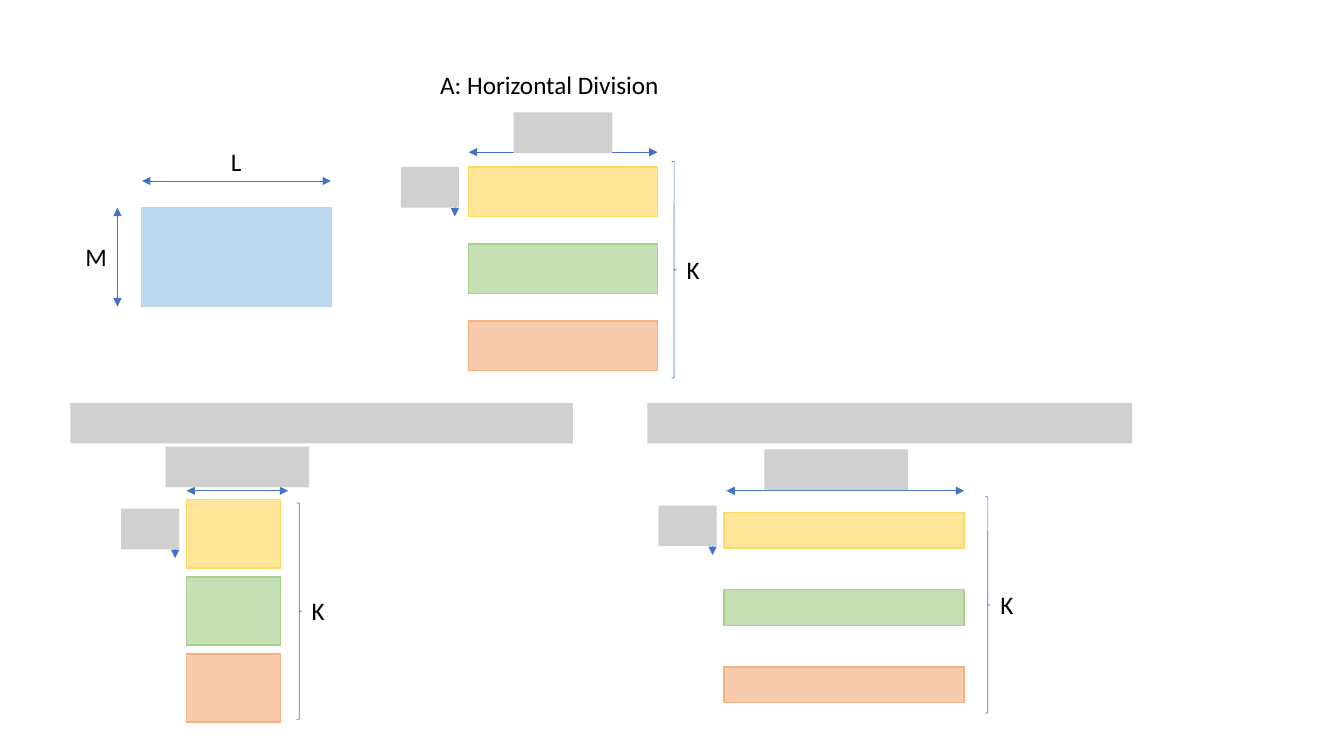
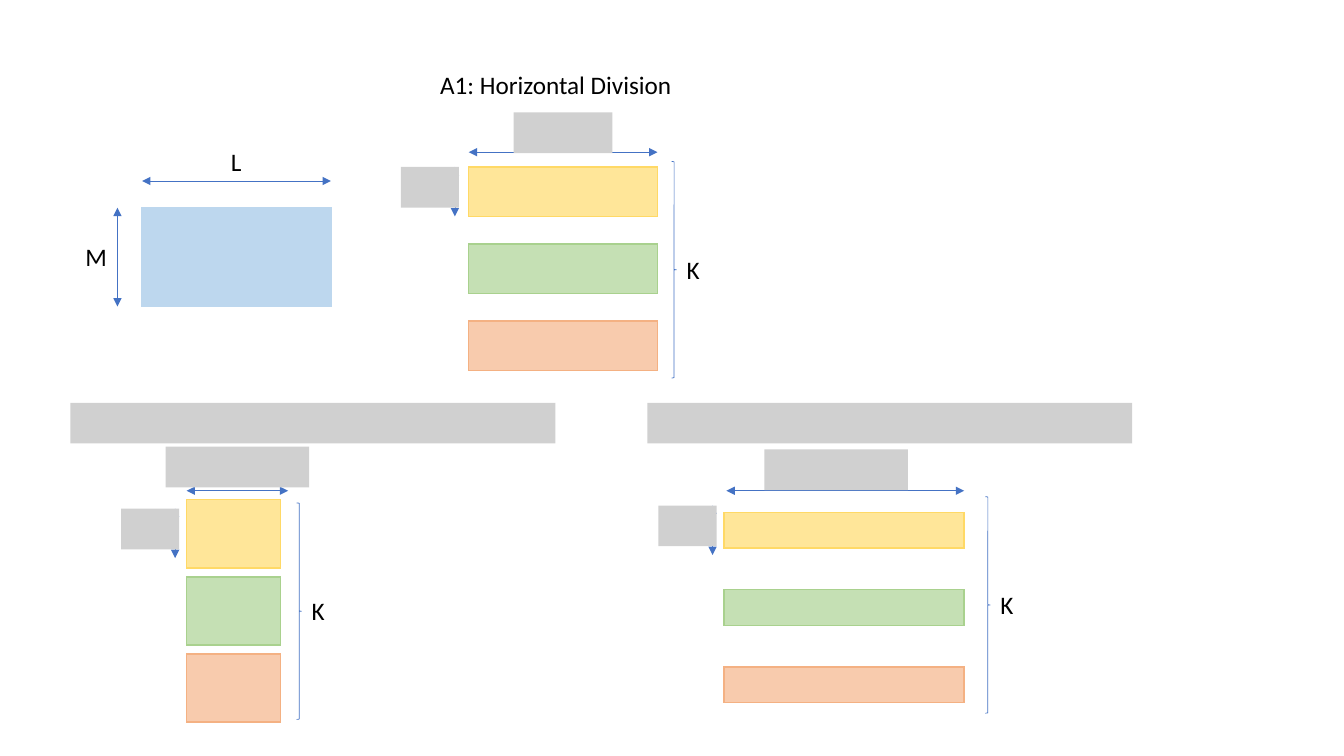
Before and after one commit to PabloRR100/Recursive_Networks, a slide deck: slide 5 of images/images.pptx (slide 4 before the commit). Drawn at 1344x756 pixels with LibreOffice and Linux fonts; fonts in the diff are those of the drawing; grey boxes stand for pictures. Boxes give left, top, right and bottom in pixels: in the first picture for what was removed or moved away, otherwise in the second. Text is boxed around its words. In the diff, an @@ line names an element or a change of style, - is before the commit and + after.

```diff
--- a/images/images.pptx
+++ b/images/images.pptx
@@ text at <box>440,76,672,95</box>: text changed @@
-A: Horizontal Division
+A1: Horizontal Division
@@ picture: place and size @@
-picture at <box>71,403,574,444</box>
+picture at <box>71,403,556,444</box>
```
Also in this commit, not shown: 1 other slide changed, 7 other files.
